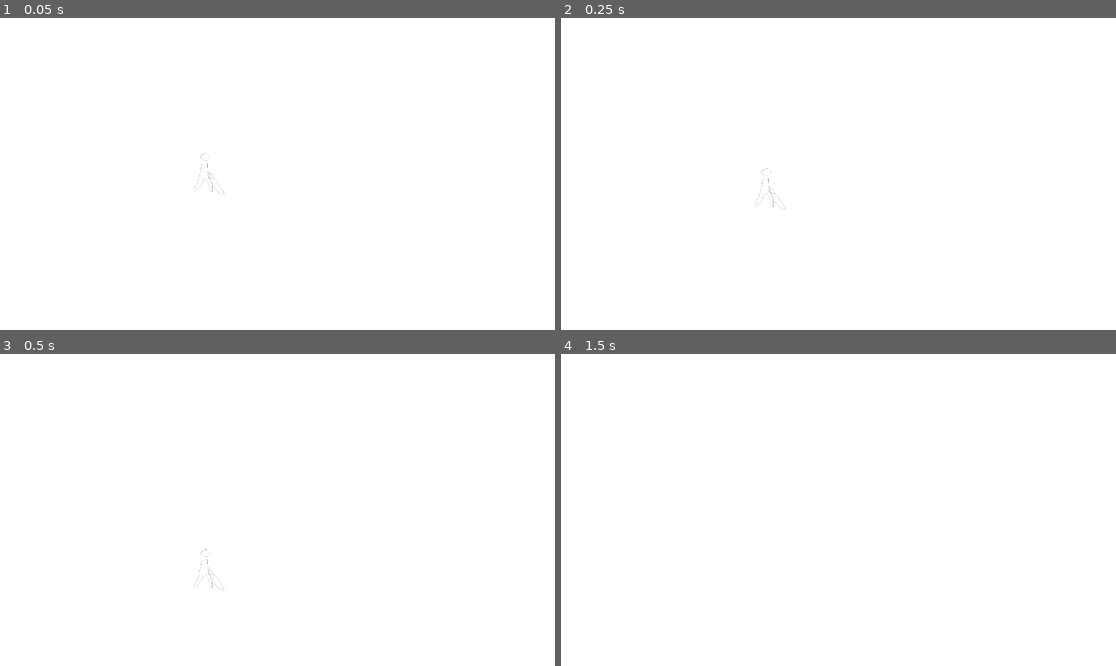
Above: before the commit, frames 1-4 (two rows, left to right).
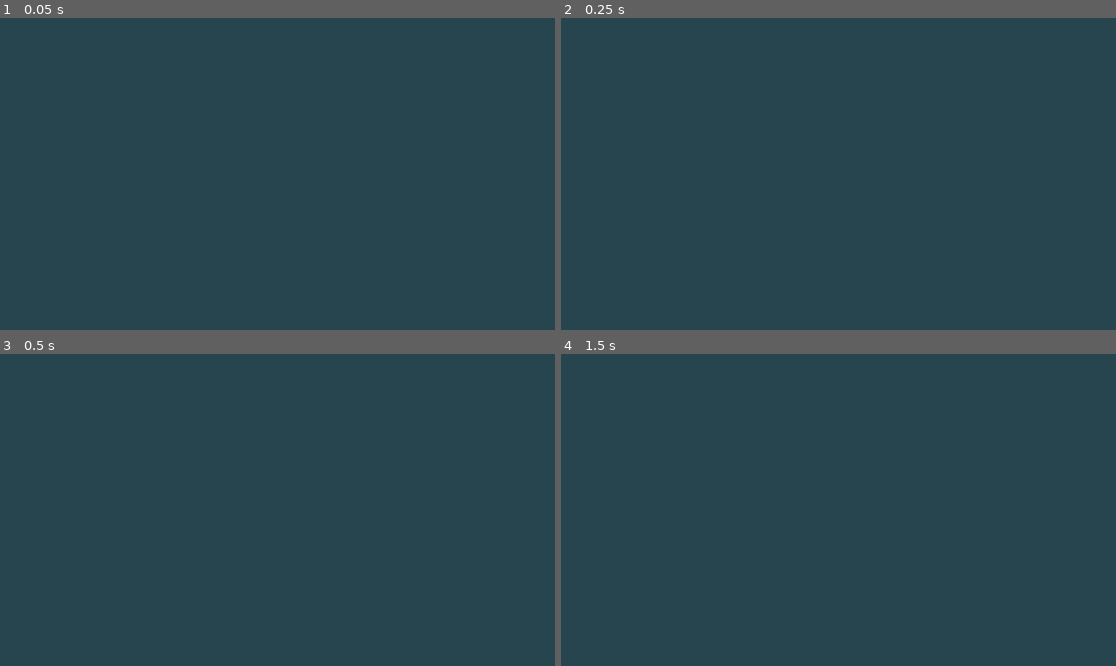
Above: after the commit, the same moments.

Repository: timo-liu/YLP-Artist-Test
Game: Godot game, scene res://char2/char2.tscn
Same seed, same stepped clock (60 frames per second), same inputs: the game is played once before the commit and once after it.
Inputs (mouse positions are in pixels of both pictures, inside the frame that each line leads up to):
- Up to frame 1 (0.05 s): no input
- Up to frame 2 (0.25 s): no input
- Up to frame 3 (0.5 s): no input
- Up to frame 4 (1.5 s): move the mouse to (960, 494) at 0.52 s; hold D (right) from 0.53 s (still down); right-click (960, 494) at 0.6 s; tap Space (jump) at 0.77 s; tap Enter at 1.25 s; move the mouse to (727, 525) at 1.27 s; click (727, 525) at 1.35 s

The runs differ from the first frame. In frame 1, 100% of the frame differs, in the area x 0-100%, y 0-100%; in frame 2, 100%; in frame 3, 100%; in frame 4, 100%.

Commit message:
Added dash functionality

Diff:
--- a/Char1/Char1Move.gd
+++ b/Char1/Char1Move.gd
@@ -4,8 +4,10 @@
 var jump_speed = -400.0
 
 var is_attacking = false
+var is_dashing = false
 
 var gravity = ProjectSettings.get_setting("physics/2d/default_gravity")
+var direction
 
 func _physics_process(delta):
 	# Add the gravity.
@@ -16,14 +18,21 @@
 		velocity.y = jump_speed
 
 	# Get the input direction.
-	var direction = Input.get_axis("left", "right")
-	velocity.x = direction * speed
+	if not is_dashing:
+		direction = Input.get_axis("left", "right")
+		velocity.x = direction * speed
+
+	if is_dashing:
+		velocity.x = direction * 1000
 
 	if not is_attacking:
 		move_and_slide()
 
 func _process(delta):
 	$AnimatedSprite2D.play()
+	if Input.is_action_just_pressed("dash"):
+		is_dashing = true
+
 	if Input.is_action_just_pressed("attack"):
 		is_attacking = true
 
@@ -31,19 +40,26 @@
 	if is_attacking:
 		$AnimatedSprite2D.animation = "attack"
 
+	elif is_dashing:
+		$AnimatedSprite2D.animation = "dash"
+
 	else:
 		if velocity.x != 0:
 			$AnimatedSprite2D.animation = "walk"
-			$AnimatedSprite2D.flip_v = false
 			# See the note below about the following boolean assignment.
 			$AnimatedSprite2D.flip_h = velocity.x < 0
 		else:
 			$AnimatedSprite2D.animation = "idle"
 		if velocity.x < 0:
+			$AnimatedSprite2D.flip_h = true
+		elif velocity.x > 0:
 			$AnimatedSprite2D.flip_h = false
-		else:
-			$AnimatedSprite2D.flip_h = true
+
+
+
 
 func _on_animated_sprite_2d_animation_finished():
 	if $AnimatedSprite2D.animation == "attack":
 		is_attacking = false
+	if $AnimatedSprite2D.animation == "dash":
+		is_dashing = false
--- a/char2/Char2Move.gd
+++ b/char2/Char2Move.gd
@@ -4,8 +4,10 @@
 var jump_speed = -400.0
 
 var is_attacking = false
+var is_dashing = false
 
 var gravity = ProjectSettings.get_setting("physics/2d/default_gravity")
+var direction
 
 func _physics_process(delta):
 	# Add the gravity.
@@ -16,14 +18,21 @@
 		velocity.y = jump_speed
 
 	# Get the input direction.
-	var direction = Input.get_axis("left", "right")
-	velocity.x = direction * speed
+	if not is_dashing:
+		direction = Input.get_axis("left", "right")
+		velocity.x = direction * speed
+
+	if is_dashing:
+		velocity.x = direction * 1000
 
 	if not is_attacking:
 		move_and_slide()
 
 func _process(delta):
 	$AnimatedSprite2D.play()
+	if Input.is_action_just_pressed("dash"):
+		is_dashing = true
+
 	if Input.is_action_just_pressed("attack"):
 		is_attacking = true
 
@@ -31,17 +40,24 @@
 	if is_attacking:
 		$AnimatedSprite2D.animation = "attack"
 
+	elif is_dashing:
+		$AnimatedSprite2D.animation = "dash"
+
 	else:
-		if velocity.x != 0:
-			$AnimatedSprite2D.animation = "walk"
-			$AnimatedSprite2D.flip_v = false
-			# See the note below about the following boolean assignment.
-			$AnimatedSprite2D.flip_h = velocity.x < 0
+		if is_on_floor():
+			if velocity.x != 0:
+				$AnimatedSprite2D.animation = "walk"
+				# See the note below about the following boolean assignment.
+				$AnimatedSprite2D.flip_h = velocity.x < 0
+			else:
+				$AnimatedSprite2D.animation = "idle"
 		else:
-			$AnimatedSprite2D.animation = "idle"
+			if velocity.y > 0:
+				$AnimatedSprite2D.animation = "fall"
+
 		if velocity.x < 0:
 			$AnimatedSprite2D.flip_h = true
-		else:
+		elif velocity.x > 0:
 			$AnimatedSprite2D.flip_h = false
 
 
@@ -50,3 +66,5 @@
 func _on_animated_sprite_2d_animation_finished():
 	if $AnimatedSprite2D.animation == "attack":
 		is_attacking = false
+	if $AnimatedSprite2D.animation == "dash":
+		is_dashing = false
--- a/char2/char2.tscn
+++ b/char2/char2.tscn
@@ -1,100 +1,104 @@
-[gd_scene load_steps=19 format=3 uid="uid://dkydqamscocwd"]
+[gd_scene load_steps=22 format=3 uid="uid://dkydqamscocwd"]
 
 [ext_resource type="Script" path="res://char2/Char2Move.gd" id="1_w6vq0"]
-[ext_resource type="Texture2D" uid="uid://bxytlxqulk346" path="res://char2/Untitled_Artwork-1.png" id="2_1njp0"]
-[ext_resource type="Texture2D" uid="uid://dxrvcmnaadjgg" path="res://char2/Untitled_Artwork-2.png" id="3_bxqdw"]
-[ext_resource type="Texture2D" uid="uid://f40iloitbphd" path="res://char2/Untitled_Artwork-3.png" id="4_5nj0x"]
-[ext_resource type="Texture2D" uid="uid://ddcptxigkse5b" path="res://char2/Untitled_Artwork-4.png" id="5_2x24x"]
-[ext_resource type="Texture2D" uid="uid://0yqpgwh7on6o" path="res://char2/Untitled_Artwork-5.png" id="6_5ah3d"]
-[ext_resource type="Texture2D" uid="uid://cls3u3vcmo7le" path="res://char2/Untitled_Artwork-6.png" id="7_kelhb"]
-[ext_resource type="Texture2D" uid="uid://dfb3jfbbf3wir" path="res://char2/Untitled_Artwork-7.png" id="8_10pu7"]
-[ext_resource type="Texture2D" uid="uid://dyxfuqvpnj46p" path="res://char2/Untitled_Artwork-8.png" id="9_gjorj"]
-[ext_resource type="Texture2D" uid="uid://bd3jc1x6gswy4" path="res://char2/Untitled_Artwork-9.png" id="10_lgar3"]
-[ext_resource type="Texture2D" uid="uid://x3dklnn43cop" path="res://char2/IMG_0593.PNG" id="11_vt3qk"]
-[ext_resource type="Texture2D" uid="uid://xwpvbc2eud2a" path="res://char2/IMG_0594.PNG" id="12_0ofme"]
-[ext_resource type="Texture2D" uid="uid://b3dka85ur70ph" path="res://char2/IMG_0595.PNG" id="13_1g32d"]
-[ext_resource type="Texture2D" uid="uid://cu7mlaplrxs1j" path="res://char2/IMG_0596.PNG" id="14_v6nl0"]
-[ext_resource type="Texture2D" uid="uid://7506vdmi10ia" path="res://char2/IMG_0597.PNG" id="15_r12ry"]
-[ext_resource type="Texture2D" uid="uid://uxi7pfoyvt3x" path="res://char2/IMG_0598.PNG" id="16_8m3na"]
+[ext_resource type="Texture2D" uid="uid://cb0ams8jf0mqu" path="res://char2/idle/idle (1).png" id="2_iltjp"]
+[ext_resource type="Texture2D" uid="uid://dy6bch0x8ei1h" path="res://char2/dash/Idle-1.png" id="2_xhwy1"]
+[ext_resource type="Texture2D" uid="uid://dydhd6c6fwedi" path="res://char2/idle/idle (2).png" id="3_r1o2h"]
+[ext_resource type="Texture2D" uid="uid://dd80d1xik7h42" path="res://char2/dash/Idle-2.png" id="3_ri0pg"]
+[ext_resource type="Texture2D" uid="uid://tlr7o54u2qes" path="res://char2/idle/idle (3).png" id="4_saaf3"]
+[ext_resource type="Texture2D" uid="uid://cj31owo6pfve3" path="res://char2/idle/idle (4).png" id="5_8v7sb"]
+[ext_resource type="Texture2D" uid="uid://dcc65et08kfow" path="res://char2/idle/idle (5).png" id="6_fct8b"]
+[ext_resource type="Texture2D" uid="uid://ccxqdtavbngtc" path="res://char2/idle/idle (6).png" id="7_abc1n"]
+[ext_resource type="Texture2D" uid="uid://cqskctxwuhywr" path="res://char2/idle/idle (7).png" id="8_c88n6"]
+[ext_resource type="Texture2D" uid="uid://csf3okltr38nj" path="res://char2/idle/idle (8).png" id="9_vowjk"]
+[ext_resource type="Texture2D" uid="uid://dvhonqmqliu1w" path="res://char2/idle/idle (9).png" id="10_grgb2"]
+[ext_resource type="Texture2D" uid="uid://yx33lkn3gccs" path="res://char2/idle/idle (10).png" id="11_ahin8"]
+[ext_resource type="Texture2D" uid="uid://bu64cf0iinejo" path="res://char2/run/run (1).PNG" id="20_qyo1h"]
+[ext_resource type="Texture2D" uid="uid://cxbppe4pw5mqd" path="res://char2/run/run (2).PNG" id="21_ccb62"]
+[ext_resource type="Texture2D" uid="uid://iifdpwksoo01" path="res://char2/run/run (3).PNG" id="22_dfl0x"]
+[ext_resource type="Texture2D" uid="uid://c6dkt5rw8vo3a" path="res://char2/run/run (4).PNG" id="23_erpqt"]
+[ext_resource type="Texture2D" uid="uid://enlyo8bsdy6s" path="res://char2/run/run (5).PNG" id="24_88len"]
+[ext_resource type="Texture2D" uid="uid://cjw55112168jg" path="res://char2/run/run (6).PNG" id="25_5ysak"]
 
 [sub_resource type="SpriteFrames" id="SpriteFrames_4sxca"]
 animations = [{
-"frames": [{
-"duration": 1.0,
-"texture": ExtResource("2_1njp0")
-}, {
-"duration": 1.0,
-"texture": ExtResource("3_bxqdw")
-}, {
-"duration": 1.0,
-"texture": ExtResource("4_5nj0x")
-}, {
-"duration": 1.0,
-"texture": ExtResource("5_2x24x")
-}, {
-"duration": 1.0,
-"texture": ExtResource("6_5ah3d")
-}, {
-"duration": 1.0,
-"texture": ExtResource("7_kelhb")
-}, {
-"duration": 1.0,
-"texture": ExtResource("8_10pu7")
-}, {
-"duration": 1.0,
-"texture": ExtResource("9_gjorj")
-}, {
-"duration": 1.0,
-"texture": ExtResource("10_lgar3")
-}],
+"frames": [],
 "loop": false,
 "name": &"attack",
-"speed": 14.0
-}, {
-"frames": [],
-"loop": true,
-"name": &"fall",
-"speed": 5.0
+"speed": 12.0
 }, {
 "frames": [{
 "duration": 1.0,
-"texture": ExtResource("8_10pu7")
+"texture": ExtResource("2_xhwy1")
+}, {
+"duration": 2.0,
+"texture": ExtResource("3_ri0pg")
+}],
+"loop": false,
+"name": &"dash",
+"speed": 12.0
+}, {
+"frames": [{
+"duration": 1.0,
+"texture": ExtResource("2_iltjp")
+}, {
+"duration": 1.0,
+"texture": ExtResource("3_r1o2h")
+}, {
+"duration": 1.0,
+"texture": ExtResource("4_saaf3")
+}, {
+"duration": 1.0,
+"texture": ExtResource("5_8v7sb")
+}, {
+"duration": 1.0,
+"texture": ExtResource("6_fct8b")
+}, {
+"duration": 1.0,
+"texture": ExtResource("7_abc1n")
+}, {
+"duration": 1.0,
+"texture": ExtResource("8_c88n6")
+}, {
+"duration": 1.0,
+"texture": ExtResource("9_vowjk")
+}, {
+"duration": 1.0,
+"texture": ExtResource("10_grgb2")
+}, {
+"duration": 1.0,
+"texture": ExtResource("11_ahin8")
 }],
 "loop": true,
 "name": &"idle",
-"speed": 5.0
-}, {
-"frames": [],
-"loop": true,
-"name": &"lift",
-"speed": 5.0
+"speed": 12.0
 }, {
 "frames": [{
 "duration": 1.0,
-"texture": ExtResource("11_vt3qk")
+"texture": ExtResource("20_qyo1h")
 }, {
 "duration": 1.0,
-"texture": ExtResource("12_0ofme")
+"texture": ExtResource("21_ccb62")
 }, {
 "duration": 1.0,
-"texture": ExtResource("13_1g32d")
+"texture": ExtResource("22_dfl0x")
 }, {
 "duration": 1.0,
-"texture": ExtResource("14_v6nl0")
+"texture": ExtResource("23_erpqt")
 }, {
 "duration": 1.0,
-"texture": ExtResource("15_r12ry")
+"texture": ExtResource("24_88len")
 }, {
 "duration": 1.0,
-"texture": ExtResource("16_8m3na")
+"texture": ExtResource("25_5ysak")
 }],
 "loop": true,
 "name": &"walk",
-"speed": 5.0
+"speed": 12.0
 }]
 
 [sub_resource type="RectangleShape2D" id="RectangleShape2D_yswag"]
-size = Vector2(71, 94)
+size = Vector2(87, 173)
 
 [node name="Player" type="CharacterBody2D"]
 position = Vector2(440, 310)
@@ -104,10 +108,10 @@
 [node name="AnimatedSprite2D" type="AnimatedSprite2D" parent="."]
 scale = Vector2(0.09, 0.09)
 sprite_frames = SubResource("SpriteFrames_4sxca")
-animation = &"walk"
+animation = &"idle"
 
 [node name="CollisionShape2D" type="CollisionShape2D" parent="."]
-position = Vector2(-5.5, 6)
+position = Vector2(4.5, 5.5)
 shape = SubResource("RectangleShape2D_yswag")
 
 [connection signal="animation_finished" from="AnimatedSprite2D" to="." method="_on_animated_sprite_2d_animation_finished"]
--- a/project.godot
+++ b/project.godot
@@ -47,7 +47,12 @@
 "events": [Object(InputEventKey,"resource_local_to_scene":false,"resource_name":"","device":-1,"window_id":0,"alt_pressed":false,"shift_pressed":false,"ctrl_pressed":false,"meta_pressed":false,"pressed":false,"keycode":0,"physical_keycode":32,"key_label":0,"unicode":32,"echo":false,"script":null)
 ]
 }
+dash={
+"deadzone": 0.5,
+"events": [Object(InputEventMouseButton,"resource_local_to_scene":false,"resource_name":"","device":-1,"window_id":0,"alt_pressed":false,"shift_pressed":false,"ctrl_pressed":false,"meta_pressed":false,"button_mask":2,"position":Vector2(188, 23),"global_position":Vector2(192, 64),"factor":1.0,"button_index":2,"canceled":false,"pressed":true,"double_click":false,"script":null)
+]
+}
 
 [rendering]
 
-environment/defaults/default_clear_color=Color(1, 1, 1, 1)
+environment/defaults/default_clear_color=Color(0.152941, 0.270588, 0.305882, 1)
Not shown, removed: char2/IMG_0593.PNG.import
Not shown, removed: char2/IMG_0594.PNG.import
Not shown, removed: char2/IMG_0595.PNG.import
Not shown, removed: char2/IMG_0596.PNG.import
Not shown, removed: char2/IMG_0597.PNG.import
Not shown, removed: char2/IMG_0598.PNG.import
Binary file removed: char2/Untitled_Artwork-1.png
Not shown, removed: char2/Untitled_Artwork-1.png.import
Binary file removed: char2/Untitled_Artwork-2.png
Not shown, removed: char2/Untitled_Artwork-2.png.import
Binary file removed: char2/Untitled_Artwork-3.png
Not shown, removed: char2/Untitled_Artwork-3.png.import
(and 64 more such lines)
